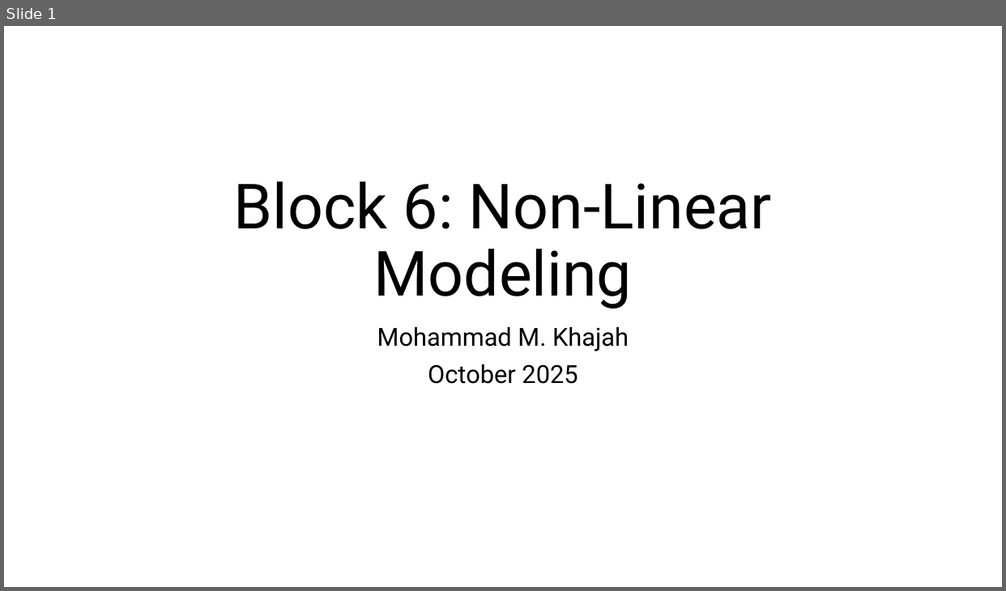
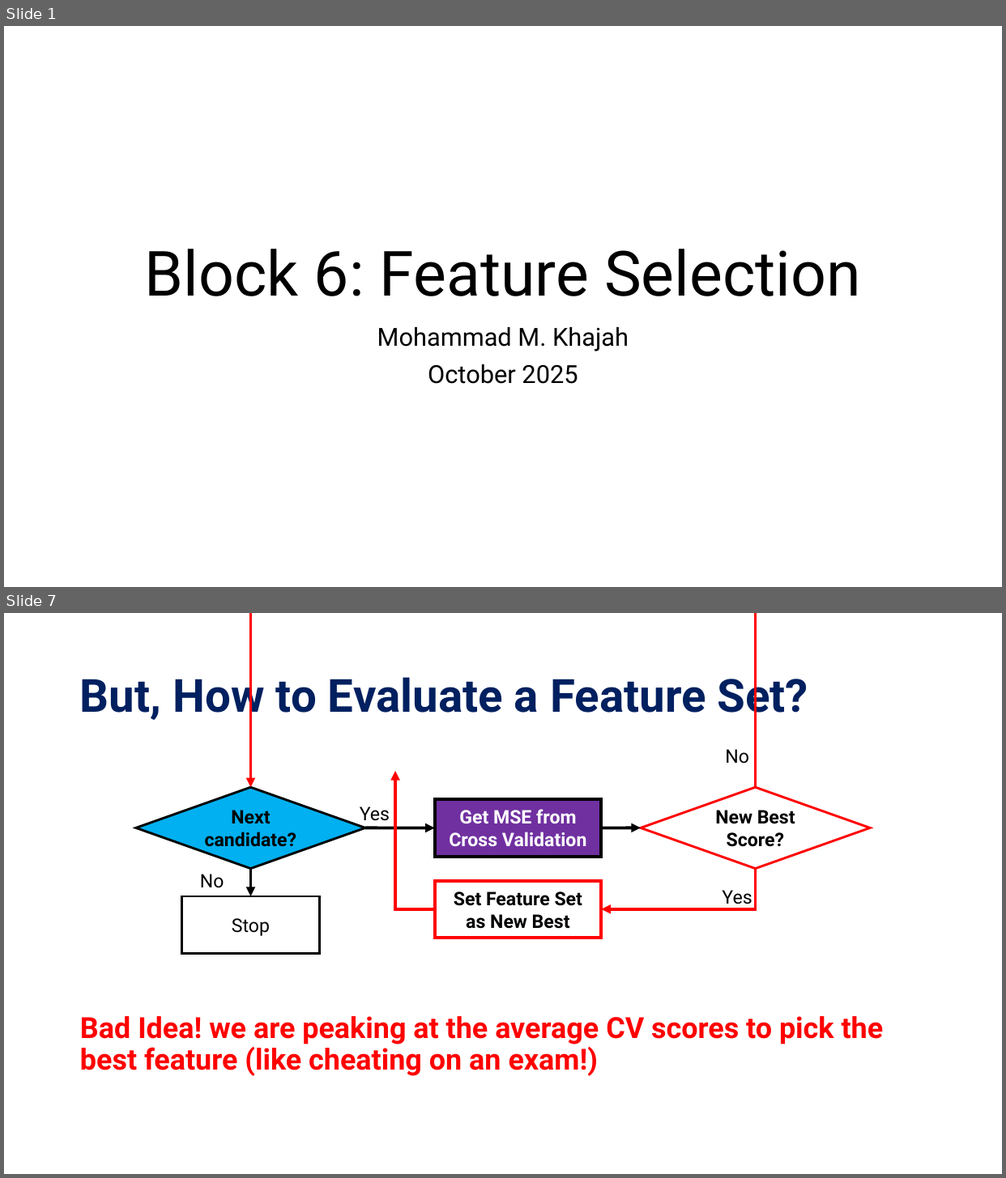
Before and after one commit to KISRDevelopment/python-ml-2025, a slide deck: slides/block6.pptx. Shown one above the other, each under a label of ours: slide 1 before the commit, slides 1 and 7 after it; the slides between them are not shown. The pictures are 1006x591 and 1006x1178 pixels, drawn with LibreOffice and Linux fonts; fonts in the diff are those of the drawing. Boxes give left, top, right and bottom in pixels: in the first picture for what was removed or moved away, otherwise in the second. Text is boxed around its words. In the diff, an @@ line names an element or a change of style, - is before the commit and + after.

Commit message:
add slides for block 6

```diff
--- a/slides/block6.pptx
+++ b/slides/block6.pptx
@@ slide 7 added at [4,613,1002,1174], background #FFFFFF @@
@@ title added at [80,670,808,722], 44 pt, text #002060, bold @@
+But, How to Evaluate a Feature Set?
@@ text added at [725,749,749,764], 18 pt, text #000000 @@
+No
@@ elbow arrow added from (756, 787) to (251, 787), #FF0000 3 pt @@
@@ elbow arrow added from (434, 909) to (395, 771), #FF0000 3 pt @@
@@ diamond added at [136,787,364,869], fill #00B0F0, outline #000000 2.25 pt, 18 pt, text #000000, bold @@
+Next candidate?
@@ text added at [360,807,390,825], 18 pt, text #000000 @@
+Yes
@@ rectangle added at [434,799,602,856], fill #7030A0, outline #000000 3 pt, 18 pt, text #FFFFFF, bold @@
+Get MSE from Cross Validation
@@ diamond added at [641,787,870,869], fill #FFFFFF, outline #FF0000 2.25 pt, 18 pt, text #000000, bold @@
+New Best Score?
@@ arrow added from (365, 828) to (434, 828), #000000 3 pt @@
@@ arrow added from (602, 828) to (641, 828), #000000 3 pt @@
@@ text added at [200,874,224,888], 18 pt, text #000000 @@
+No
@@ arrow added from (251, 869) to (251, 897), #000000 3 pt @@
@@ elbow arrow added from (756, 869) to (602, 909), #FF0000 3 pt @@
@@ rectangle added at [182,897,320,954], fill #FFFFFF, outline #000000 2.25 pt, 18 pt, text #000000 @@
+Stop
@@ rectangle added at [434,881,602,938], fill #FFFFFF, outline #FF0000 3 pt, 18 pt, text #000000, bold @@
+Set Feature Set as New Best
@@ text added at [722,890,752,905], 18 pt, text #000000 @@
+Yes
@@ text added at [80,1016,884,1076], 28 pt, text #FF0000, bold @@
+Bad Idea! we are peaking at the average CV scores to pick the best feature (like cheating on an exam!)
@@ slide 1 changed as well @@
@@ title at [145,249,861,297]: text changed @@
-Block 6: Non-Linear Modeling
+Block 6: Feature Selection
```
Also in this commit, not shown: 1 other slide changed, 9 other slides added, 4 slides removed, 2 other files.
